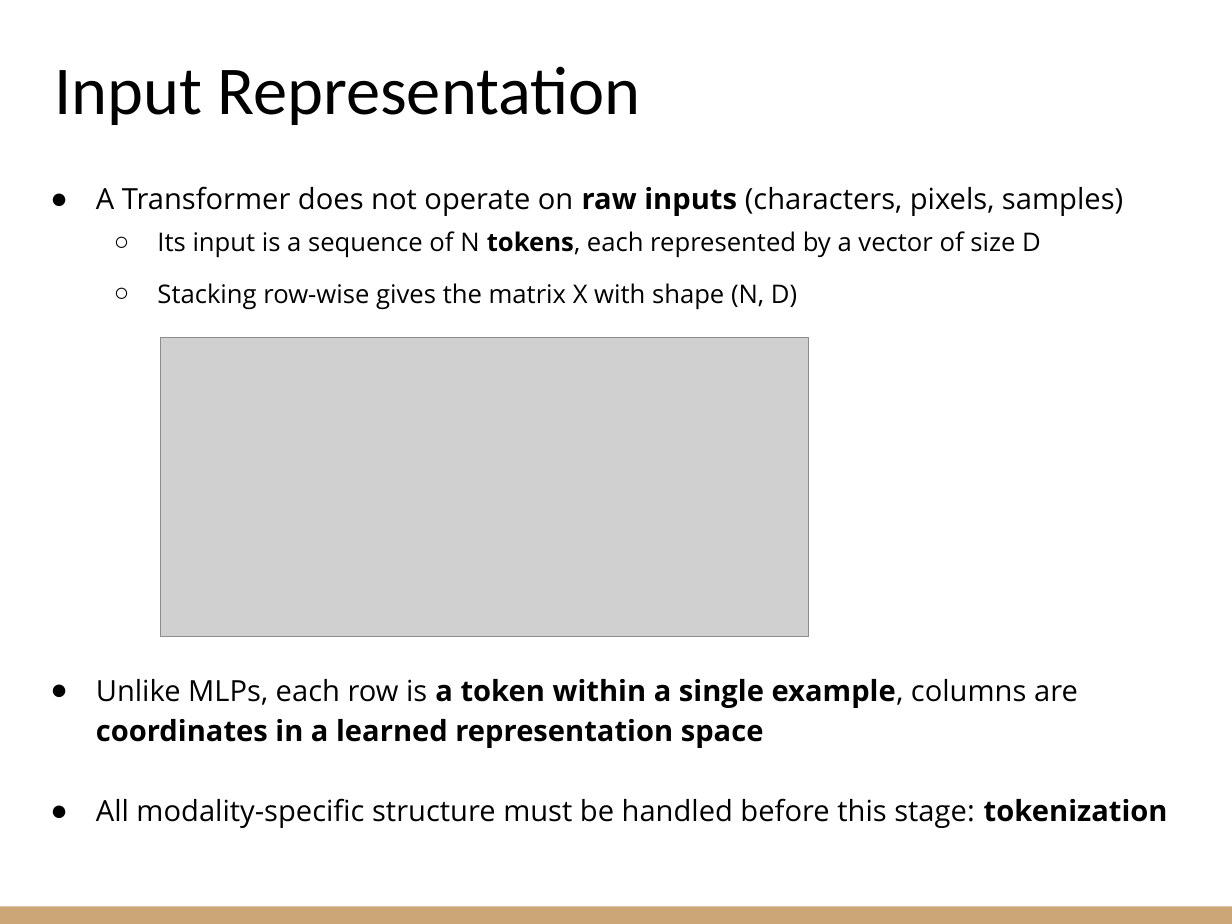
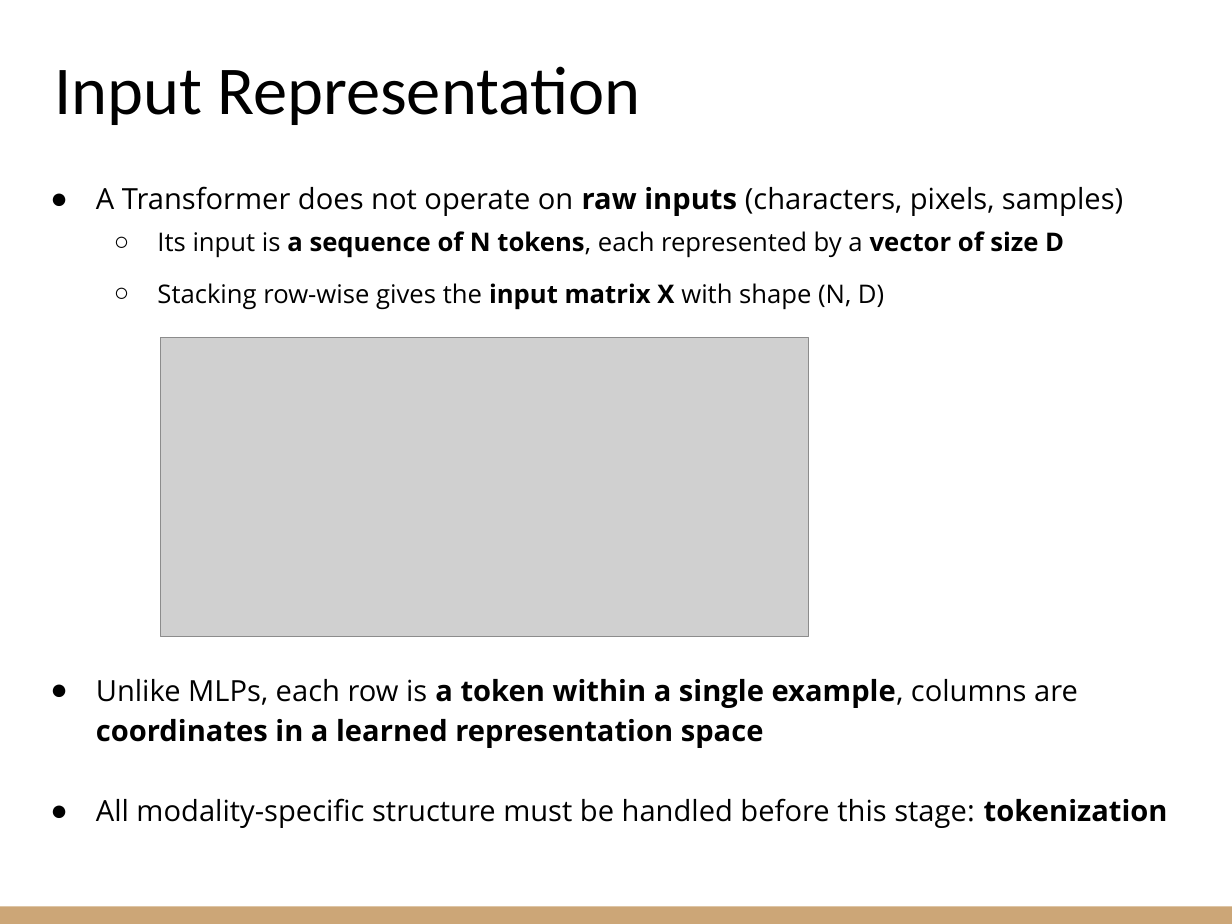
Before and after one commit to riccardoberta/machine-learning, a slide deck: slide 4 of 17 - Transformers/slides.pptx. Drawn at 1232x924 pixels with LibreOffice and Linux fonts; fonts in the diff are those of the drawing; grey boxes stand for pictures. Boxes give left, top, right and bottom in pixels: in the first picture for what was removed or moved away, otherwise in the second. Text is boxed around its words. In the diff, an @@ line names an element or a change of style, - is before the commit and + after.

```diff
--- a/17 - Transformers/slides.pptx
+++ b/17 - Transformers/slides.pptx
@@ text at [157, 231, 1064, 258]: bold on in "a sequence of N vector of size ..." @@
@@ text at [157, 283, 884, 310]: text changed @@
-  ○ Stacking row-wise gives the matrix X with shape (N, D)
+  ○ Stacking row-wise gives the input matrix X with shape (N, D)
```
Also in this commit, not shown: 16 other slides changed, 13 slides added, 3 other files.
